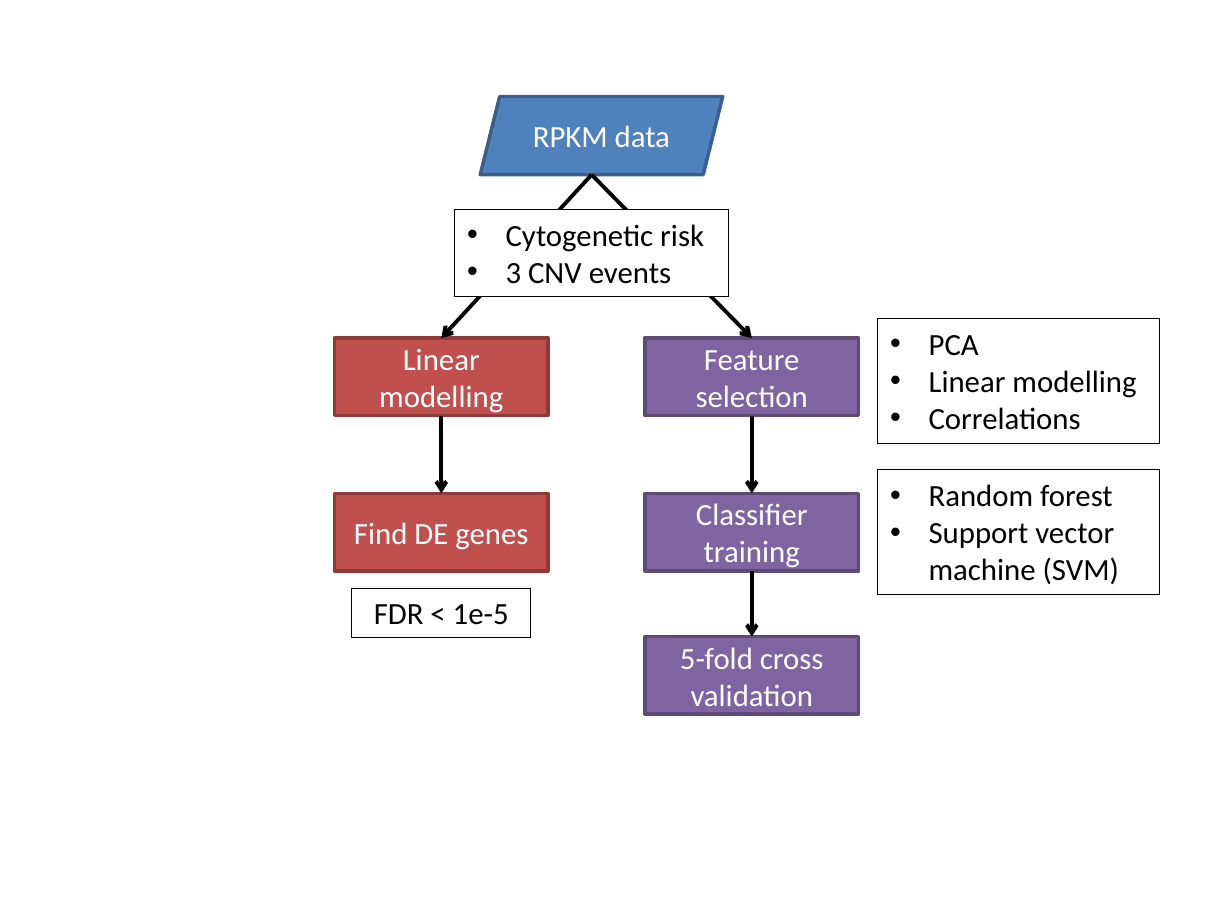
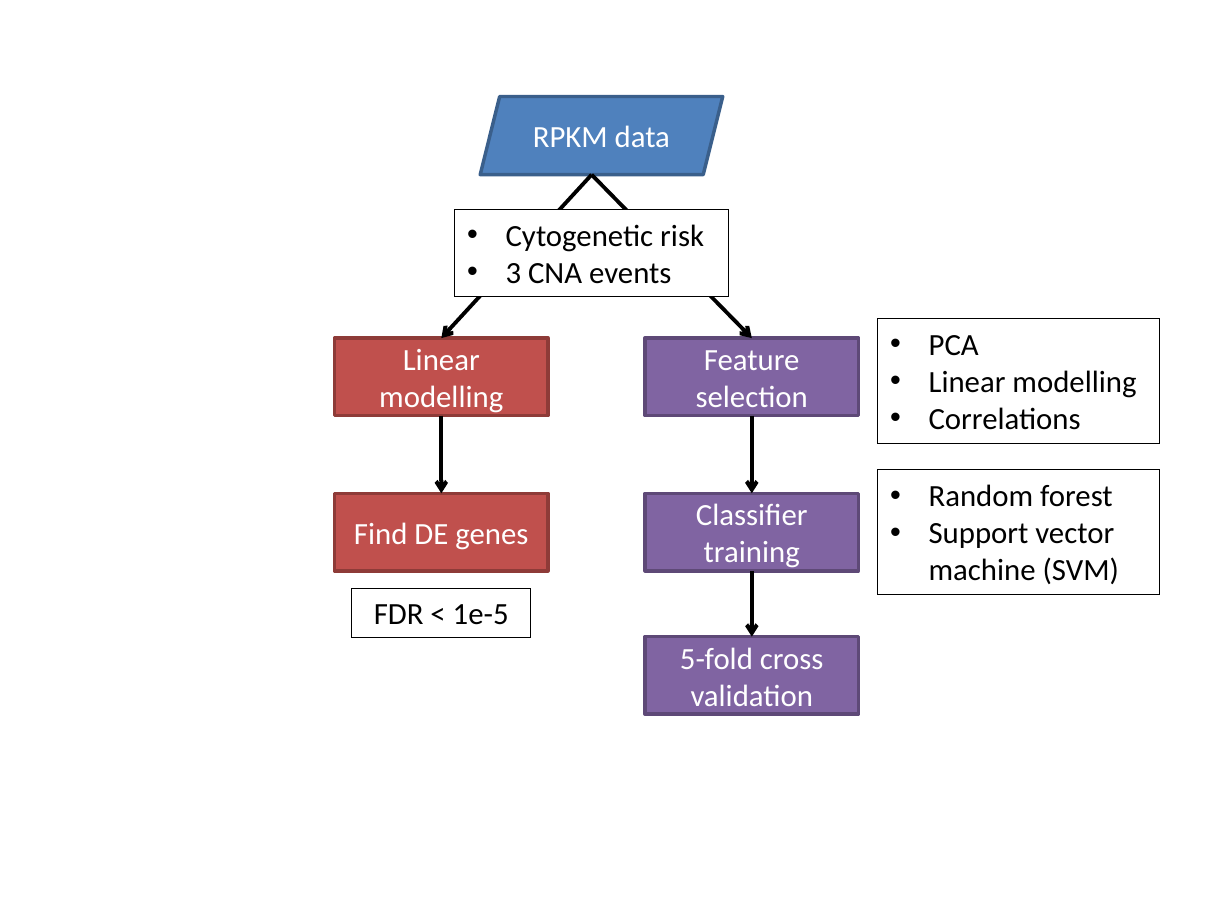
Before and after one commit to rdocking/stat540-group-project-aml-cnv, a slide deck: slide 1 of poster/methods-diagram.pptx. Drawn at 1232x924 pixels with LibreOffice and Linux fonts; fonts in the diff are those of the drawing. Boxes give left, top, right and bottom in pixels: in the first picture for what was removed or moved away, otherwise in the second. Text is boxed around its words. In the diff, an @@ line names an element or a change of style, - is before the commit and + after.

```diff
--- a/poster/methods-diagram.pptx
+++ b/poster/methods-diagram.pptx
@@ text in rectangle at [506,263,671,284]: text changed @@
-• 3 CNV events
+• 3 CNA events
```
Also in this commit, not shown: 1 other file.
